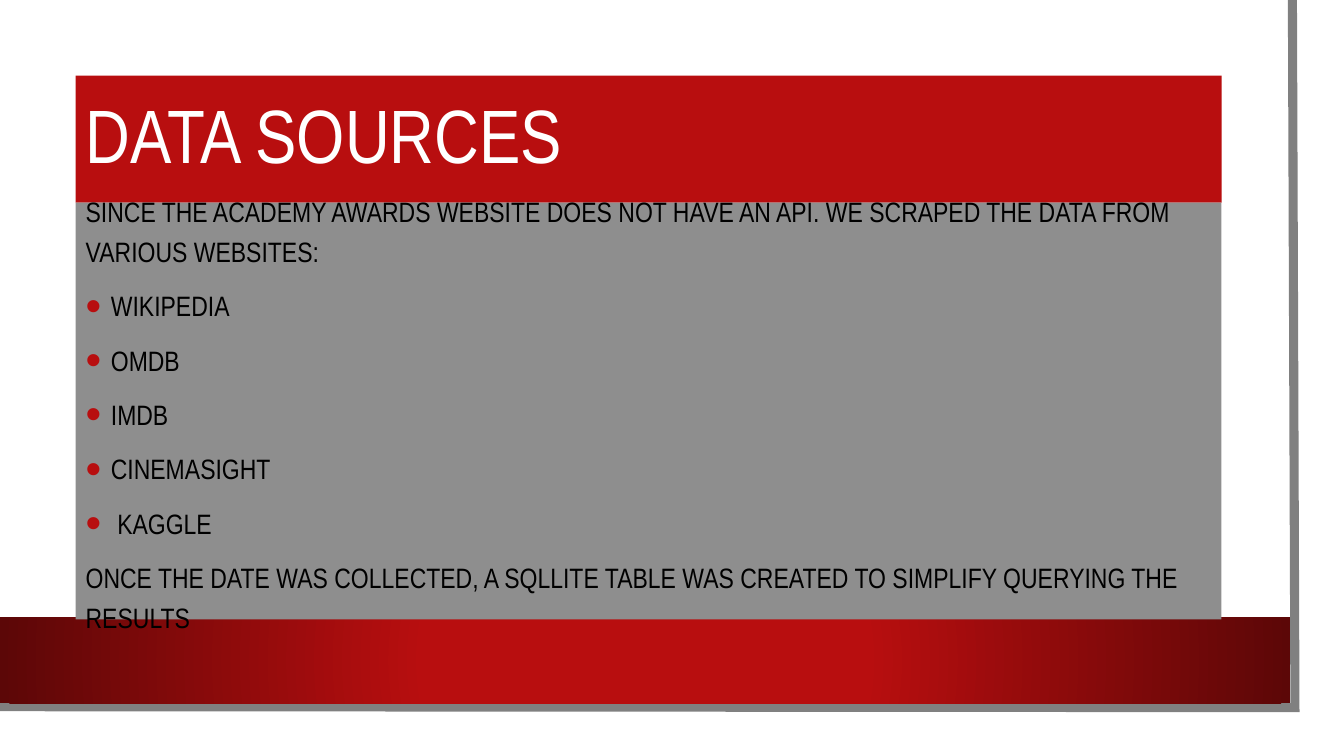
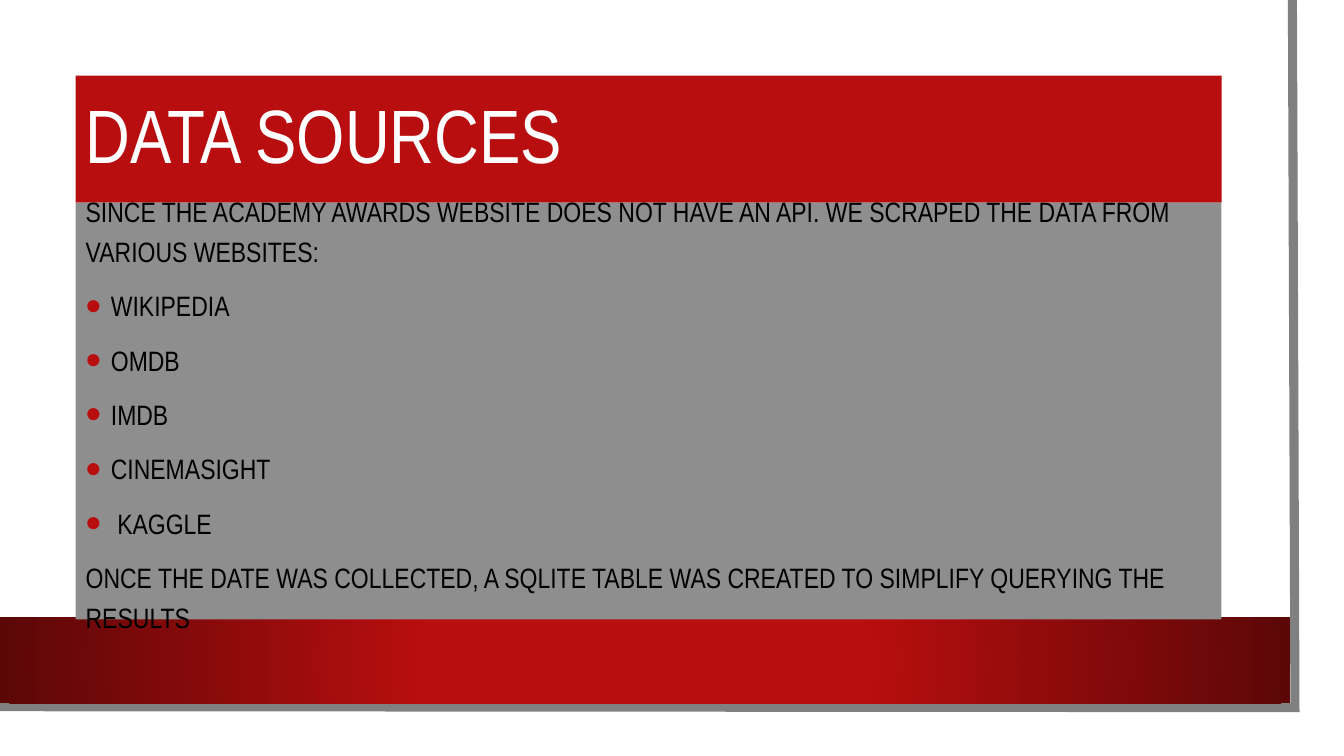
Before and after one commit to KLoretto/Project-two, a slide deck: slide 3 of Oscar Winners.pptx. Drawn at 1344x756 pixels with LibreOffice and Linux fonts; fonts in the diff are those of the drawing; background and template pictures are left out. Boxes give left, top, right and bottom in pixels: in the first picture for what was removed or moved away, otherwise in the second. Text is boxed around its words. In the diff, an @@ line names an element or a change of style, - is before the commit and + after.

```diff
--- a/Oscar Winners.pptx
+++ b/Oscar Winners.pptx
@@ text at [86, 568, 1165, 628]: text changed @@
-ONCE THE DATE WAS COLLECTED, A SQLLITE TABLE WAS CREATED TO SIMPLIFY QUERYING THE RESULTS
+ONCE THE DATE WAS COLLECTED, A SQLITE TABLE WAS CREATED TO SIMPLIFY QUERYING THE RESULTS
```
Also in this commit, not shown: 2 other slides changed.
